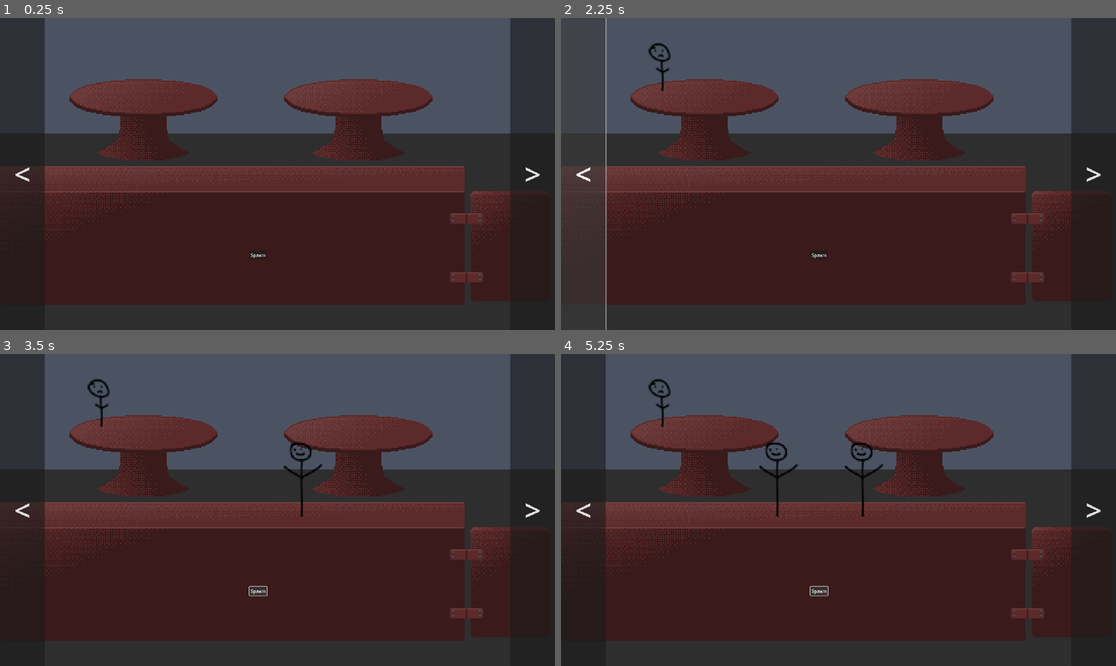
Above: before the commit, frames 1-4 (two rows, left to right).
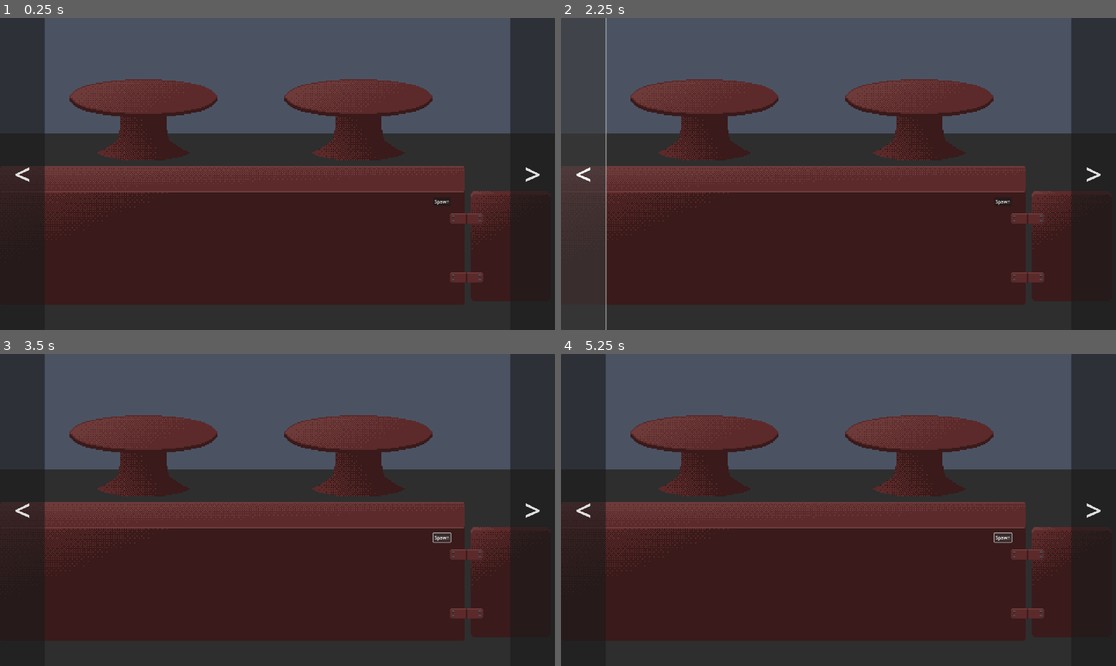
Above: after the commit, the same moments.

Repository: AmbienceGames/SpiritsAndSecrets
Game: Godot game, scene res://Scenes/tavern.tscn
Same seed, same stepped clock (60 frames per second), same inputs: the game is played once before the commit and once after it. The project has no main scene, so this scene is started directly.
Inputs:
- Up to frame 1 (0.25 s): no input
- Up to frame 2 (2.25 s): click "Spawn" at 0.5 s; click ">" at 1.25 s; click "<" at 2 s
- Up to frame 3 (3.5 s): click "Spawn" at 2.75 s
- Up to frame 4 (5.25 s): click ">" at 3.5 s; click "<" at 4.25 s; click "Spawn" at 5 s

The runs differ from the first frame. In frame 1, less than 0.1% of the frame differs, in the area x 45-81%, y 58-78%; in frame 2, 0.2%; in frame 3, 0.5%; in frame 4, 0.7%, in the area x 15-82%, y 8-78%.
Error after the commit: Invalid access of index '0' on a base object of type: 'Array[Node2D]'. (res://Scripts/bar_manager.gd:72)

Commit message:
add response ui

Diff:
--- a/Scenes/bar_patron.tscn
+++ b/Scenes/bar_patron.tscn
@@ -1,7 +1,8 @@
-[gd_scene load_steps=3 format=3 uid="uid://bv60js1b7s0hx"]
+[gd_scene load_steps=4 format=3 uid="uid://bv60js1b7s0hx"]
 
 [ext_resource type="Texture2D" uid="uid://cvd516ypo233p" path="res://Assets/Art/bar_patron.png" id="1_7xgfs"]
 [ext_resource type="Script" path="res://Scripts/bar_patron.gd" id="1_b8qst"]
+[ext_resource type="Script" path="res://Scripts/sprite_clicked.gd" id="3_hxcs4"]
 
 [node name="BarPatron" type="Node2D"]
 script = ExtResource("1_b8qst")
@@ -10,3 +11,4 @@
 position = Vector2(128, 176)
 scale = Vector2(4, 4)
 texture = ExtResource("1_7xgfs")
+script = ExtResource("3_hxcs4")
--- a/Scenes/bar_screen.tscn
+++ b/Scenes/bar_screen.tscn
@@ -4,11 +4,13 @@
 [ext_resource type="Texture2D" uid="uid://dywohg8m6dnxo" path="res://Assets/Art/bar_screen.png" id="1_hdnv4"]
 [ext_resource type="PackedScene" uid="uid://qbx6i5yd14y6" path="res://Scenes/patron_factory.tscn" id="3_pufqt"]
 
-[node name="BarScreen" type="Node2D" node_paths=PackedStringArray("bar_positions", "ordering_position", "table_positions", "patron_factory")]
+[node name="BarScreen" type="Node2D" node_paths=PackedStringArray("bar_positions", "ordering_position", "table_positions", "choices", "patron_response", "patron_factory")]
 script = ExtResource("1_8lkx7")
 bar_positions = [NodePath("BarPositions/bp1"), NodePath("BarPositions/bp2"), NodePath("BarPositions/bp3"), NodePath("BarPositions/bp4")]
 ordering_position = NodePath("BarPositions/o")
 table_positions = [NodePath("TablePositions/tp1"), NodePath("TablePositions/tp2"), NodePath("TablePositions/tp3"), NodePath("TablePositions/tp4")]
+choices = [NodePath("HUD/Choice1"), NodePath("HUD/Choice2"), NodePath("HUD/Choice3")]
+patron_response = NodePath("HUD/Response")
 patron_factory = NodePath("PatronFactory")
 
 [node name="Background" type="Sprite2D" parent="."]
@@ -48,11 +50,43 @@
 
 [node name="PatronFactory" parent="." instance=ExtResource("3_pufqt")]
 
-[node name="SpawnPatron" type="Button" parent="."]
-offset_left = 863.0
-offset_top = 805.0
-offset_right = 923.0
-offset_bottom = 836.0
+[node name="HUD" type="Node" parent="."]
+
+[node name="SpawnPatron" type="Button" parent="HUD"]
+offset_left = 1499.0
+offset_top = 620.0
+offset_right = 1559.0
+offset_bottom = 651.0
 text = "Spawn"
 
-[connection signal="pressed" from="SpawnPatron" to="." method="_spawn_patron"]
+[node name="Response" type="Label" parent="HUD"]
+visible = false
+offset_left = 60.0
+offset_top = 638.0
+offset_right = 680.0
+offset_bottom = 746.0
+theme_override_font_sizes/font_size = 20
+autowrap_mode = 3
+
+[node name="Choice1" type="Button" parent="HUD"]
+visible = false
+offset_left = 60.0
+offset_top = 765.0
+offset_right = 680.0
+offset_bottom = 796.0
+
+[node name="Choice2" type="Button" parent="HUD"]
+visible = false
+offset_left = 60.0
+offset_top = 820.0
+offset_right = 680.0
+offset_bottom = 851.0
+
+[node name="Choice3" type="Button" parent="HUD"]
+visible = false
+offset_left = 60.0
+offset_top = 876.0
+offset_right = 680.0
+offset_bottom = 907.0
+
+[connection signal="pressed" from="HUD/SpawnPatron" to="." method="_spawn_patron"]
--- a/Scenes/tavern.tscn
+++ b/Scenes/tavern.tscn
@@ -12,8 +12,11 @@
 
 [node name="Screens" type="Node" parent="."]
 
-[node name="BarScreen" parent="Screens" instance=ExtResource("2_jhhkw")]
+[node name="BarScreen" parent="Screens" node_paths=PackedStringArray("bar_positions", "table_positions", "choices") instance=ExtResource("2_jhhkw")]
 visible = false
+bar_positions = []
+table_positions = []
+choices = []
 
 [node name="MysteryScreen" parent="Screens" instance=ExtResource("5_crxro")]
 visible = false
--- a/Scripts/bar_manager.gd
+++ b/Scripts/bar_manager.gd
@@ -1,23 +1,30 @@
 extends Node2D
 
-const BarPatron = preload("res://Scripts/bar_patron.gd")
-const TablePatron = preload("res://Scripts/table_patron.gd")
+const BarPatron = preload("res://Scripts/bar_patron.gd");
+const TablePatron = preload("res://Scripts/table_patron.gd");
 
 @export
 var bar_positions: Array[Node2D] = []
+var bar_seats: Array[Node2D] = [null, null, null, null]
+var available_bar_seats: Array[int] = [0, 1, 2, 3]
+
 @export
 var ordering_position: Node2D = null
+var ordering_patron: Node2D = null
+
 @export
 var table_positions: Array[Node2D] = []
+var table_seats: Array[Node2D] = [null, null, null, null]
+var available_table_seats: Array[int] = [0, 1, 2, 3]
+
+@export
+var choices: Array[Button] = []
+@export
+var patron_response: Label = null
+var current_dialogue: Patron = null
 
 @export
 var patron_factory: Node2D = null
-
-var bar_seats: Array[Node2D] = [null, null, null, null]
-var available_bar_seats: Array[int] = [0, 1, 2, 3]
-var ordering_patron: Node2D = null
-var table_seats: Array[Node2D] = [null, null, null, null]
-var available_table_seats: Array[int] = [0, 1, 2, 3]
 
 
 # Called when the node enters the scene tree for the first time.
@@ -51,6 +58,7 @@
 
 		# Place the patron in it
 		patron.global_position = bar_positions[seat].global_position
+		patron.sprite_clicked.connect(_start_dialogue)
 		bar_seats[seat] = patron
 		add_child(patron)
 
@@ -64,3 +72,8 @@
 		patron.global_position = table_positions[seat].global_position
 		table_seats[seat] = patron
 		add_child(patron)
+
+
+func _start_dialogue(assoc) -> void:
+	print("Starting dialogue")
+	print(assoc)
--- a/Scripts/bar_patron.gd
+++ b/Scripts/bar_patron.gd
@@ -1,5 +1,6 @@
 extends Patron
 
+signal sprite_clicked(assoc)
 
 # Called when the node enters the scene tree for the first time.
 func _ready() -> void:
--- /dev/null
+++ b/Scripts/sprite_clicked.gd
@@ -0,0 +1,13 @@
+extends Sprite2D
+
+var parent;
+
+func _ready() -> void:
+	parent = get_parent()
+
+func _input(event: InputEvent) -> void:
+	if event is InputEventMouseButton and \
+			event.pressed and event.button_index == MOUSE_BUTTON_LEFT and \
+			get_rect().has_point(to_local(event.position)):
+		print(parent)
+		parent.sprite_clicked.emit(parent)
